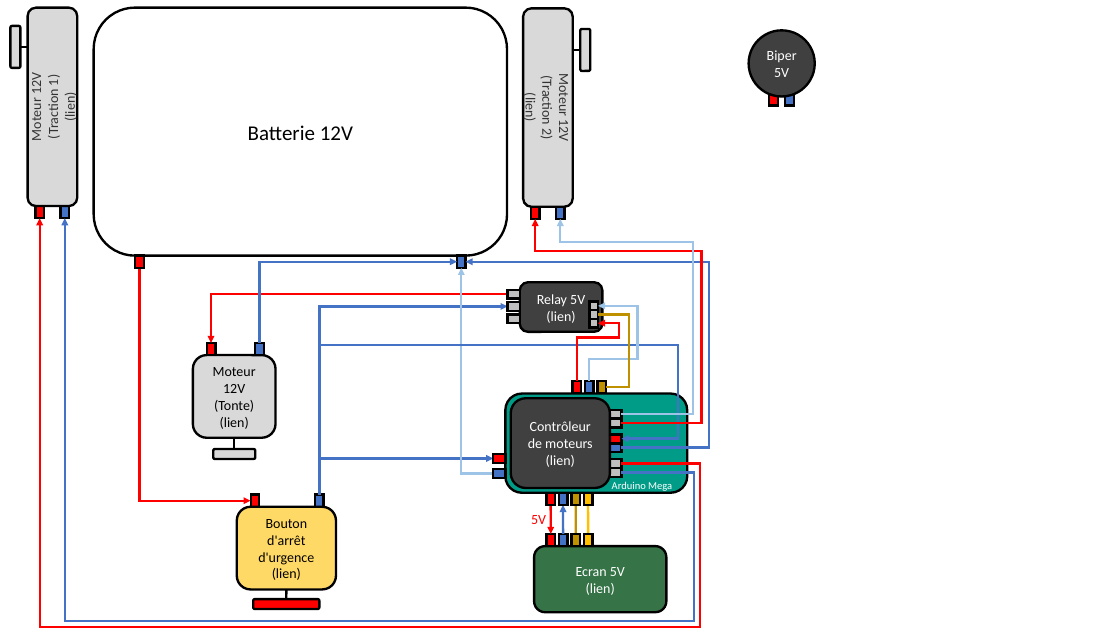
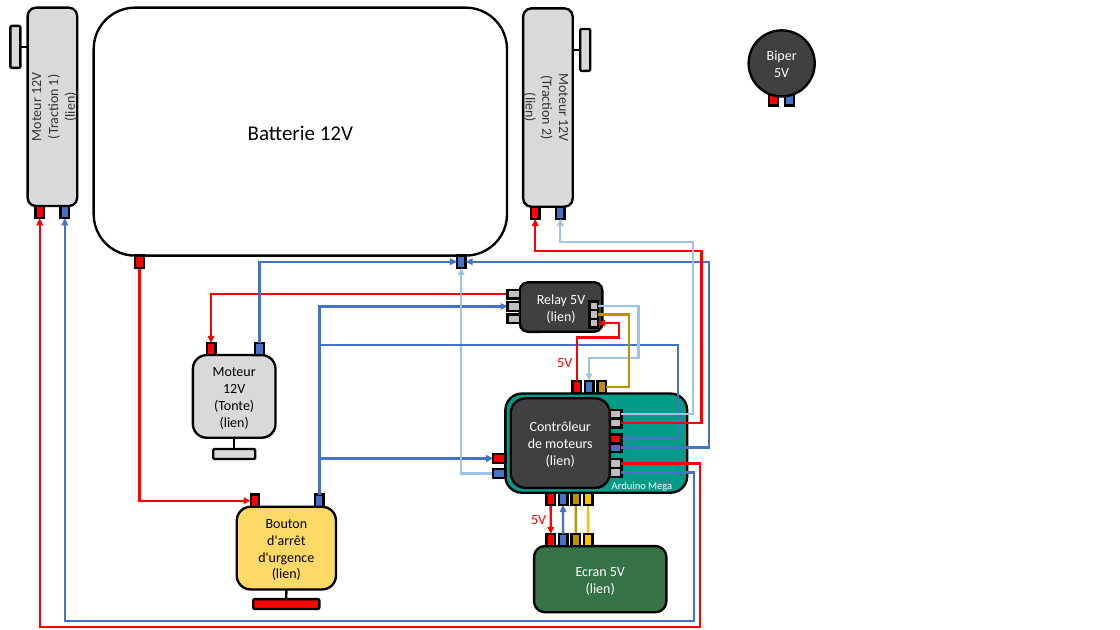
Before and after one commit to HeyHeyChicken/Arduino-Lawn-Mower, a slide deck: slide 1 of Schéma éléctrique.pptx. Drawn at 1120x630 pixels with LibreOffice and Linux fonts; fonts in the diff are those of the drawing. Boxes give left, top, right and bottom in pixels: in the first picture for what was removed or moved away, otherwise in the second. Text is boxed around its words. In the diff, an @@ line names an element or a change of style, - is before the commit and + after.

```diff
--- a/Schéma éléctrique.pptx
+++ b/Schéma éléctrique.pptx
@@ elbow arrow moved from (589, 381) - (598, 306) to (598, 306) - (589, 381) @@
@@ text added at (557,358,572,367), 12 pt, text #FF0000 @@
+5V
```
